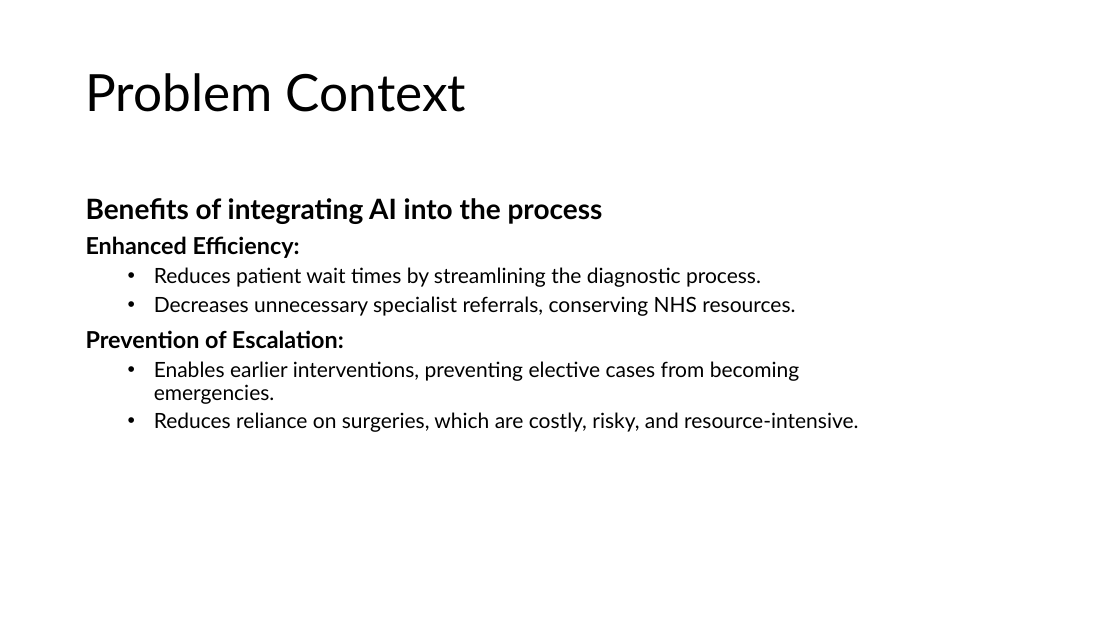
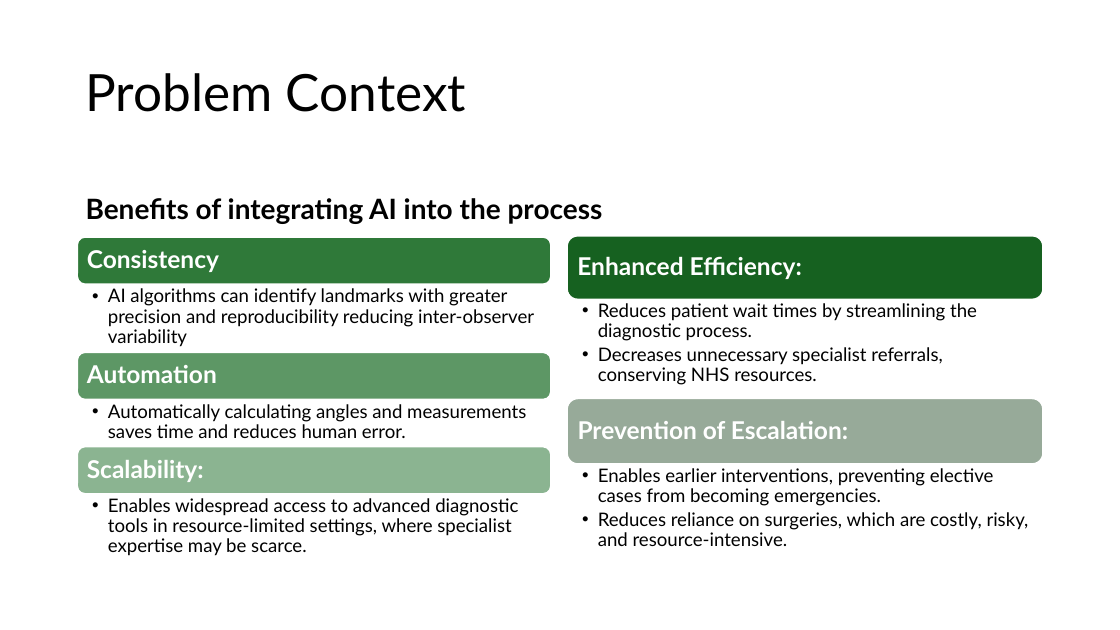
Before and after one commit to yusiGM/StrykerAI2024, a slide deck: slide 11 of SubmissionResources/StrykerSubmissionppt.pptx. Drawn at 1120x630 pixels with LibreOffice and Linux fonts; fonts in the diff are those of the drawing. Boxes give left, top, right and bottom in pixels: in the first picture for what was removed or moved away, otherwise in the second. Text is boxed around its words. In the diff, an @@ line names an element or a change of style, - is before the commit and + after.

```diff
--- a/SubmissionResources/StrykerSubmissionppt.pptx
+++ b/SubmissionResources/StrykerSubmissionppt.pptx
@@ text removed at box(86, 236, 858, 432) @@
-Enhanced Efficiency:
-  • Reduces patient wait times by streamlining the diagnostic process.
-  • Decreases unnecessary specialist referrals, conserving NHS resources.
-Prevention of Escalation:
-  • Enables earlier interventions, preventing elective cases from becoming emergencies.
-  • Reduces reliance on surgeries, which are costly, risky, and resource-intensive.
@@ group added at box(567, 236, 1044, 546): 4 texts, 2 rounded rectangles @@
+Enhanced Efficiency:
+  • Reduces patient wait times by streamlining the diagnostic process.
+  • Decreases unnecessary specialist referrals, conserving NHS resources.
+Prevention of Escalation:
+  • Enables earlier interventions, preventing elective cases from becoming emergencies.
+  • Reduces reliance on surgeries, which are costly, risky, and resource-intensive.
@@ group added at box(77, 237, 551, 556): 6 texts, 3 rounded rectangles @@
+Consistency
+  • AI algorithms can identify landmarks with greater precision and reproducibility reducing inter-observer variability
+Automation
+  • Automatically calculating angles and measurements saves time and reduces human error.
+Scalability:
+  • Enables widespread access to advanced diagnostic tools in resource-limited settings, where specialist expertise may be scarce.
```
Also in this commit, not shown: 35 other slides changed, 18 slides added, 5 slides removed.
